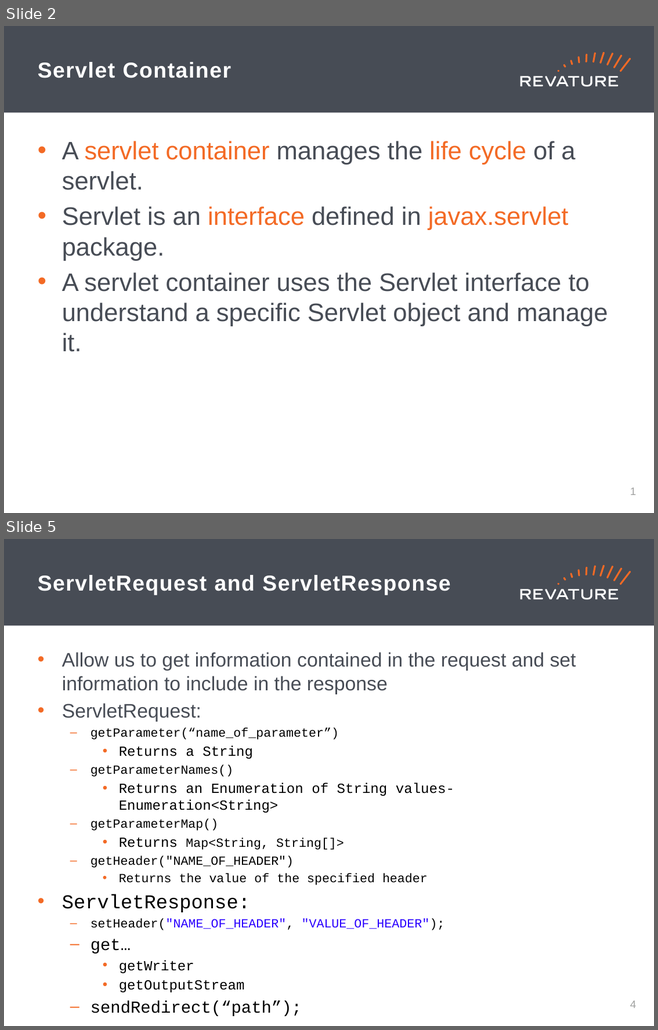
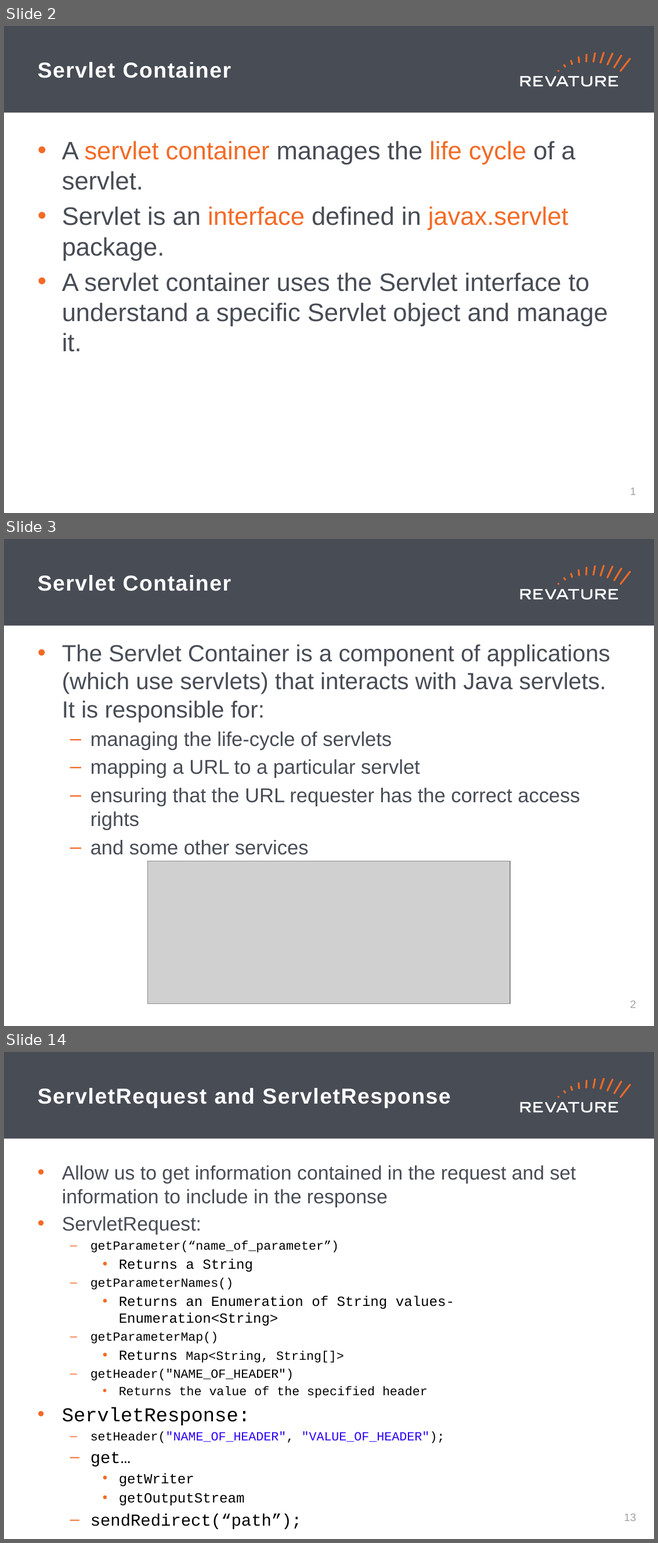
Before and after one commit to jhigherevature/8302021_RAP, a slide deck: powerpoints/Day_33.pptx. Shown one above the other, each under a label of ours: slides 2 and 5 before the commit, slides 2, 3 and 14 after it; the slides between them are not shown. The pictures are 658x1030 and 658x1543 pixels, drawn with LibreOffice and Linux fonts; fonts in the diff are those of the drawing; grey boxes stand for pictures. Boxes give left, top, right and bottom in pixels: in the first picture for what was removed or moved away, otherwise in the second. Text is boxed around its words. In the diff, an @@ line names an element or a change of style, - is before the commit and + after.

```diff
--- a/powerpoints/Day_33.pptx
+++ b/powerpoints/Day_33.pptx
@@ slide 3 added at [4,539,654,1026], background #FFFFFF; not listed: 19 template elements that a slide beside it also shows @@
@@ title added at [38,575,231,591], 24 pt, text #FFFFFF, bold @@
+Servlet Container
@@ text added at [62,645,610,855], 22.2 pt, text #474C55 @@
+• The Servlet Container is a component of applications (which use servlets) that interacts with Java servlets. It is responsible for:
+  – managing the life-cycle of servlets
+  – mapping a URL to a particular servlet
+  – ensuring that the URL requester has the correct access rights
+  – and some other services
@@ picture added at [148,861,509,1004] @@
@@ page number added at [630,1001,636,1008], 12 pt, text #A0A1A0 @@
+2
@@ what was slide 5 is now slide 14 @@
@@ page number at [623,1514,636,1521]: text changed @@
-4
+13
```
Also in this commit, not shown: 2 slides changed, 8 other slides added.
